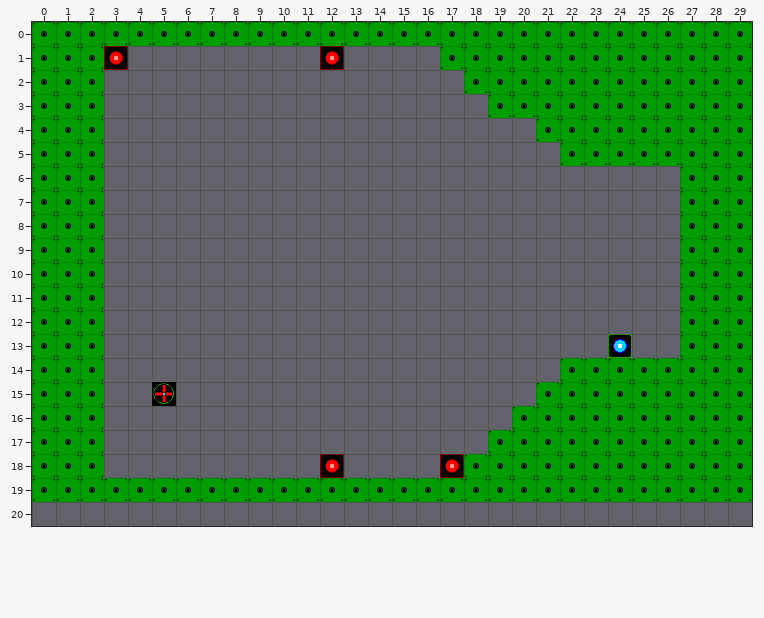
Tiled map: tiled/maps/sector0/level1.tmx. The picture above is the old version.
Cells are 32x32 px. Shown: x 0..29, y 0..20.
Once edited:
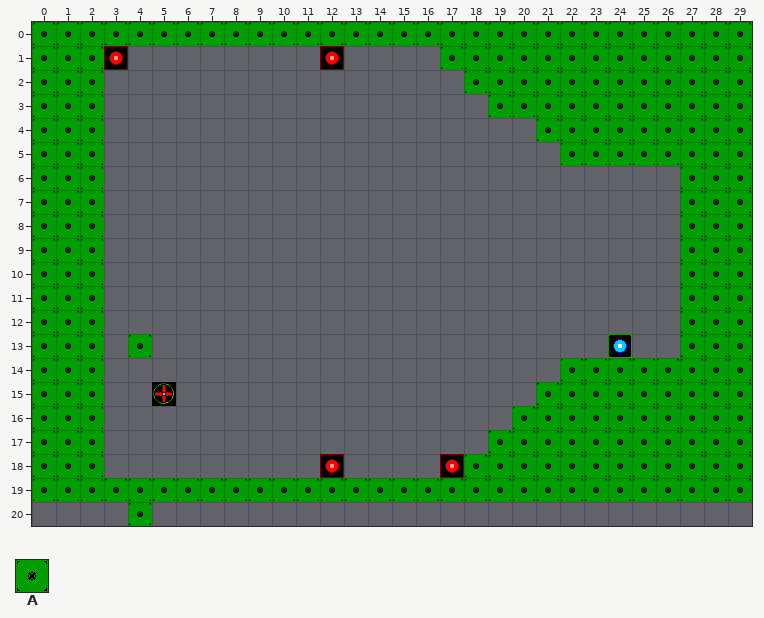
Key: from "Props": A 0 "Tile".
_ is an empty cell.
Objects are placed by their top-left corner, in cells (3,4 is the top-left corner of cell 3,4); size is 1x1 cell unless given.
The edit:
Layer "Layout":
There is now tile A in row 13 at x 4.
Layer "Objects":
A new object: A "MovPlat" at 4,20.
Changed places in both pictures, as pixel boxes (x1, y1, x2, y2):
added: (128, 334, 152, 358)
added: (128, 502, 152, 526)
